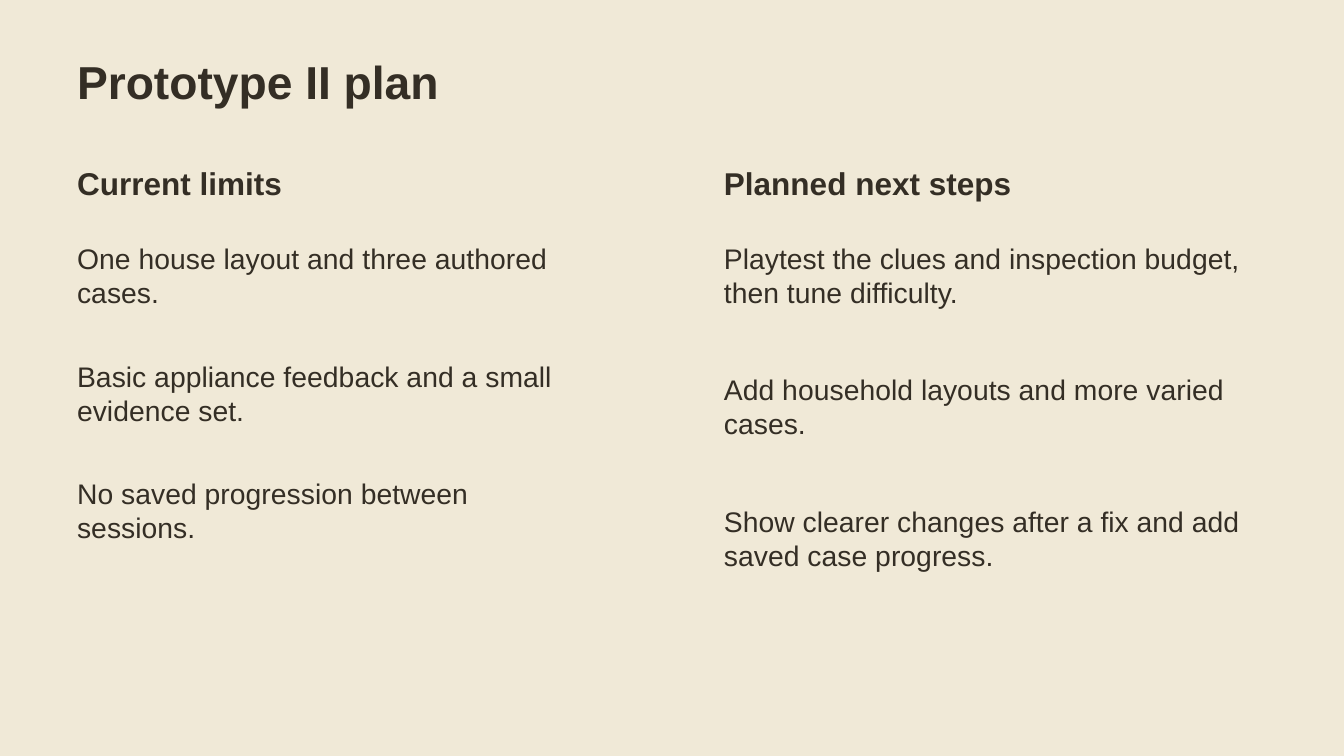
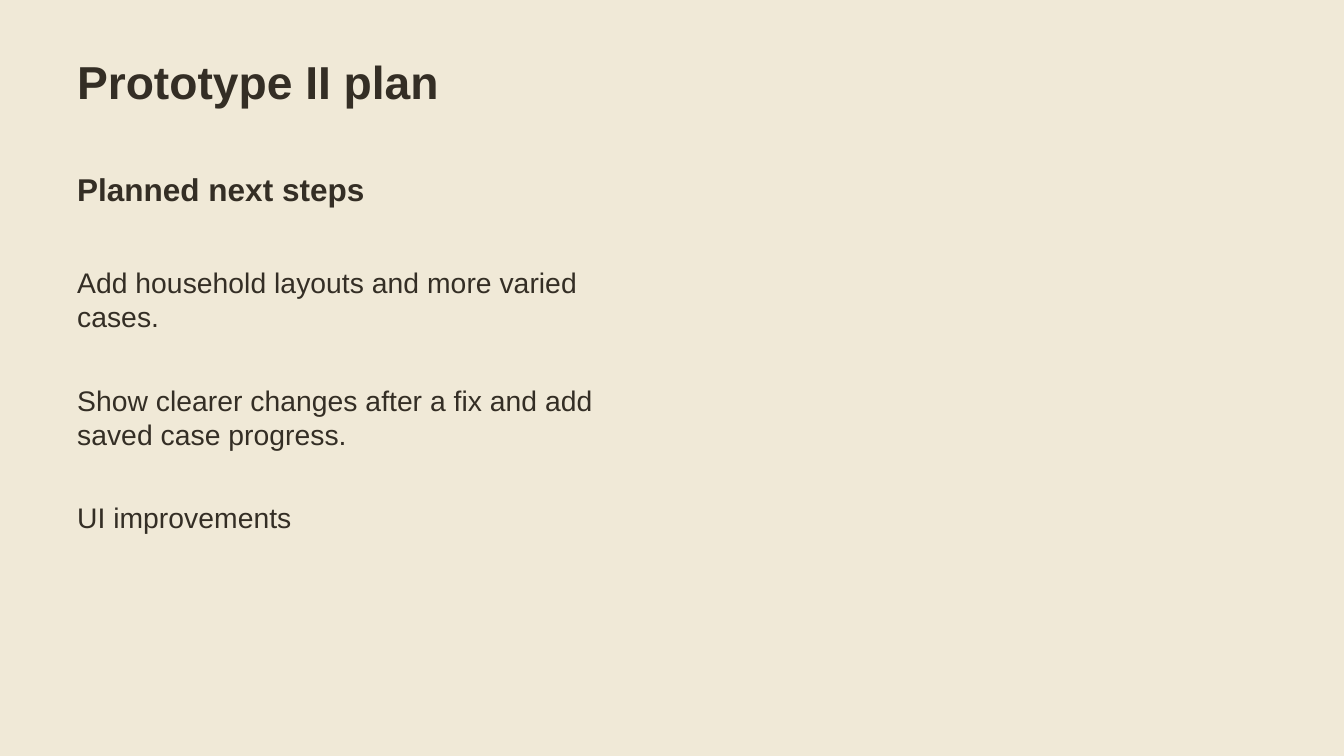
Before and after one commit to RLeja/HiddenWatts, a slide deck: slide 6 of docs/presentation/HiddenWatts-Prototype-I.pptx. Drawn at 1344x756 pixels with LibreOffice and Linux fonts; fonts in the diff are those of the drawing. Boxes give left, top, right and bottom in pixels: in the first picture for what was removed or moved away, otherwise in the second. Text is boxed around its words. In the diff, an @@ line names an element or a change of style, - is before the commit and + after.

```diff
--- a/docs/presentation/HiddenWatts-Prototype-I.pptx
+++ b/docs/presentation/HiddenWatts-Prototype-I.pptx
@@ text "Planned next steps": place and size @@
-text "Planned next steps" at bbox=[724, 172, 1011, 200]
+text "Planned next steps" at bbox=[77, 178, 364, 207]
@@ text removed at bbox=[77, 172, 282, 196] @@
-Current limits
@@ text "Add household layouts and more ...": place and size @@
-text "Add household layouts and more ..." at bbox=[724, 379, 1223, 435]
+text "Add household layouts and more ..." at bbox=[77, 272, 577, 328]
@@ text removed at bbox=[77, 248, 547, 304] @@
-One house layout and three authored cases.
@@ text removed at bbox=[724, 248, 1240, 309] @@
-Playtest the clues and inspection budget, then tune difficulty.
@@ text "Show clearer changes after a ...": place and size @@
-text "Show clearer changes after a ..." at bbox=[724, 511, 1239, 571]
+text "Show clearer changes after a ..." at bbox=[77, 390, 592, 451]
@@ text removed at bbox=[77, 366, 551, 422] @@
-Basic appliance feedback and a small evidence set.
@@ text removed at bbox=[77, 483, 468, 539] @@
-No saved progression between sessions.
@@ text added at bbox=[77, 507, 291, 534], 20.2 pt, text #342E25 @@
+UI improvements
```
Also in this commit, not shown: 3 other slides changed, 1 slide added, 2 slides removed, 1 other file.
